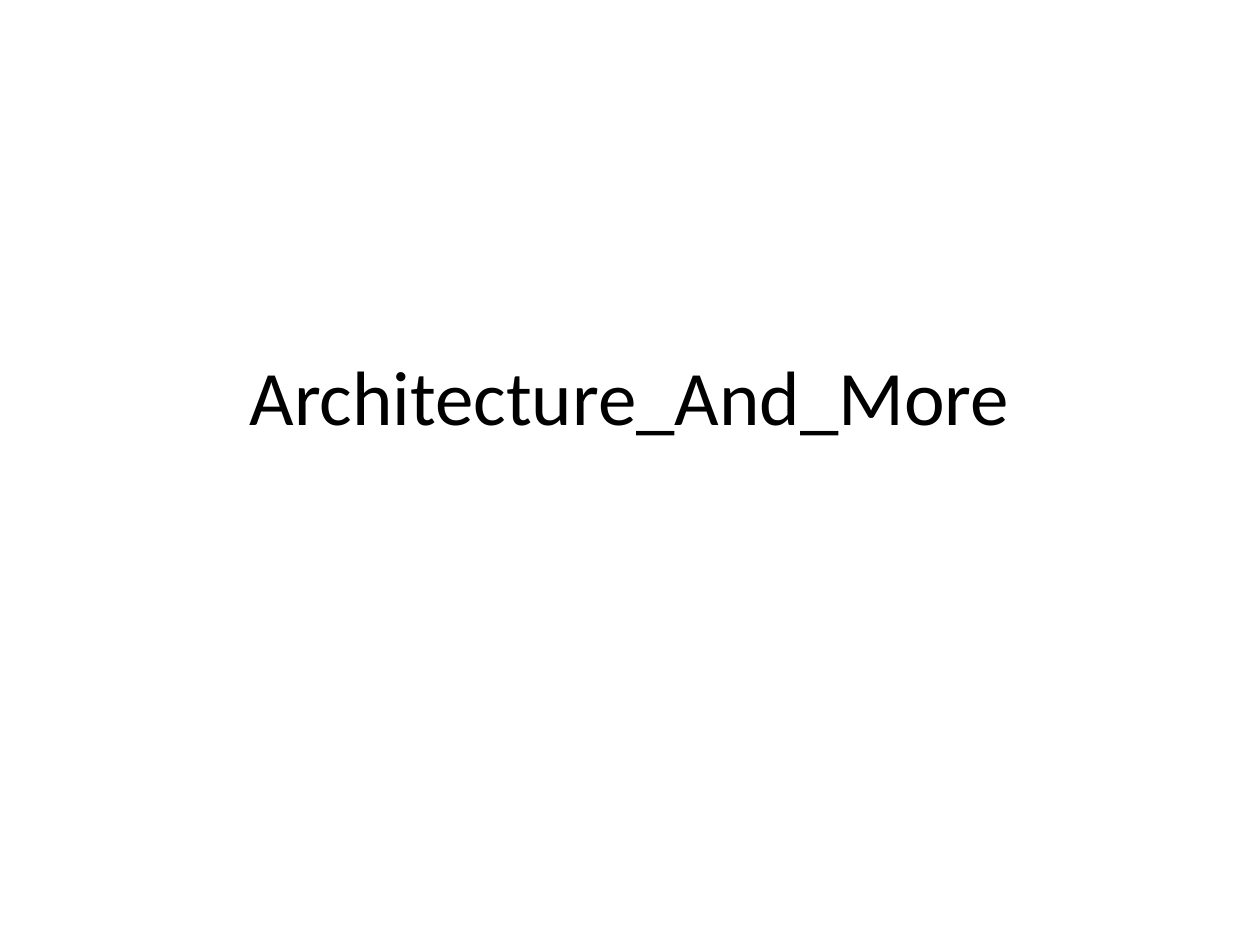
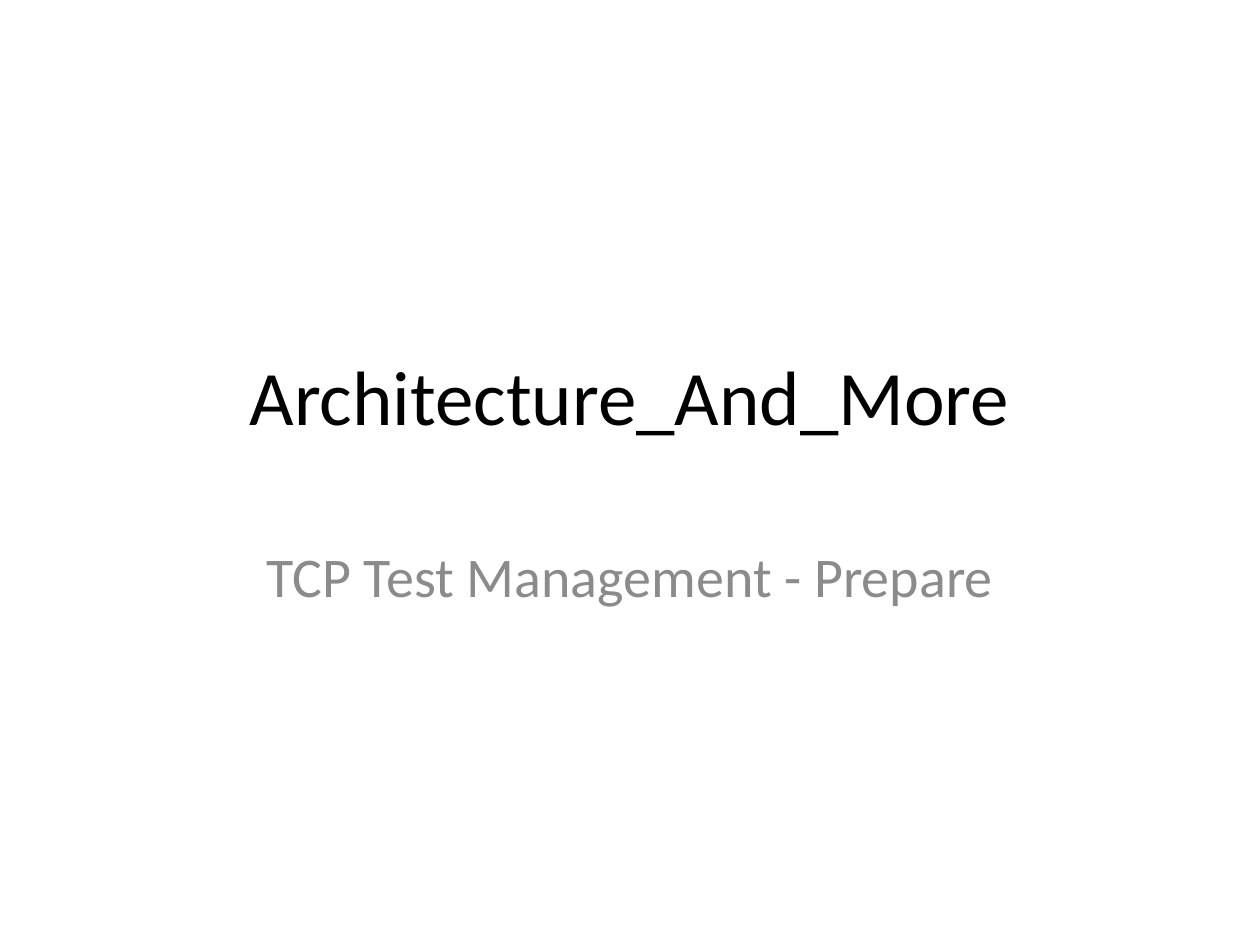
Before and after one commit to perlovdinger/testManagement, a slide deck: slide 1 of 5_Architecture/Architecture_And_More.pptx. Drawn at 1260x945 pixels with LibreOffice and Linux fonts; fonts in the diff are those of the drawing. Boxes give left, top, right and bottom in pixels: in the first picture for what was removed or moved away, otherwise in the second. Text is boxed around its words. In the diff, an @@ line names an element or a change of style, - is before the commit and + after.

```diff
--- a/5_Architecture/Architecture_And_More.pptx
+++ b/5_Architecture/Architecture_And_More.pptx
@@ subtitle added at [266, 561, 992, 607], 32 pt, text #8C8C8C @@
+TCP Test Management - Prepare
```
Also in this commit, not shown: 2 other slides changed, 2 slides added, 2 slides removed, 36 other files.
